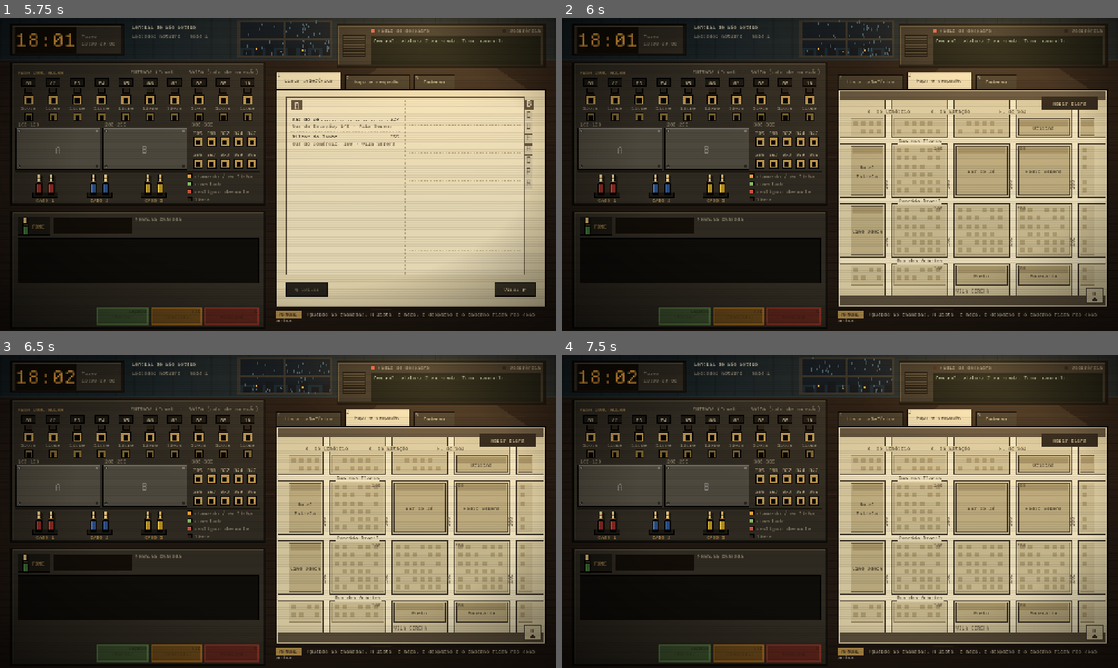
Above: before the commit, frames 1-4 (two rows, left to right).
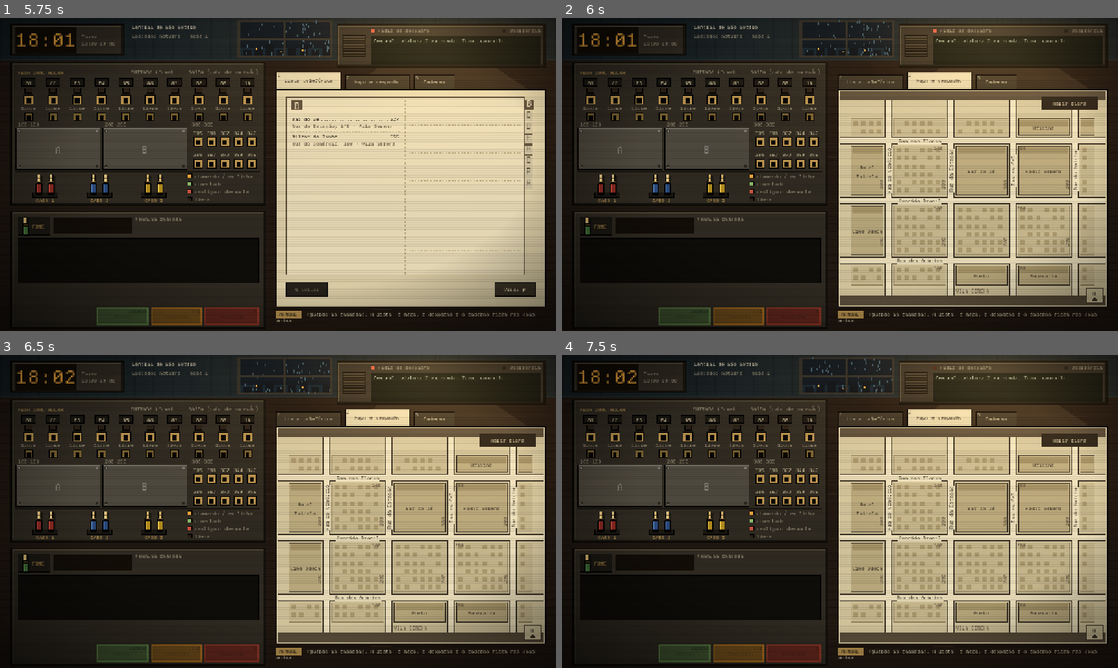
Above: after the commit, the same moments.

Repository: MendelDdS/Project-Switchboard
Game: Godot game, scene res://scenes/main.tscn
The game is run twice, just before and just after one commit, with the same random seed, the same clock (stepped at 60 frames per second) and the same inputs.
Inputs (mouse positions are in pixels of both pictures, inside the frame that each line leads up to):
- Up to frame 1 (5.75 s): click "Lista telefônica" at 0.5 s; click "Mapa e despacho" at 1.25 s; click "Virar ▶" at 2 s; click "Caderno" at 2.75 s; click "Começar turno" at 3.5 s; drag from (139, 133) to (333, 105) at 4.27 s; drag from (411, 199) to (250, 237) at 5.02 s
- Up to frame 2 (6 s): move the mouse to (895, 105) at 5.77 s; hold X (hang_up) from 5.78 s (still down); tap 2 (tab_dispatch) at 5.85 s; click (895, 105) at 5.92 s
- Up to frame 3 (6.5 s): keep holding X (hang_up)
- Up to frame 4 (7.5 s): release X (hang_up) at 6.5 s; click "Abrir ficha" at 6.5 s; click "×" at 7.25 s

Frame 1 is identical in both runs. In frame 2, 0.6% of the frame differs, in the area x 55-93%, y 29-74%; in frame 3, 0.6%; in frame 4, 0.6%.

Commit message:
fix(#0000): fix vertical streets names and calling connection behavior

Diff:
--- a/scripts/main.gd
+++ b/scripts/main.gd
@@ -350,8 +350,8 @@
 ## Um plug saiu da tomada j.
 func _vacated(j: int, e: int) -> void:
 	if e == 0:
-		# FONE saiu: se o destino já atendeu, a ligação segue pelo cabo de conexão; se já foi resolvida, a pessoa
-		# termina de falar e desliga; senão fica em espera.
+		# FONE saiu: se o destino já atendeu, a ligação segue pelo cabo de conexão (o agradecimento ficou pela
+		# metade); se já foi resolvida, a pessoa termina de falar e desliga; senão fica em espera.
 		var c := _call_on_line(j)
 		if c != null and c.active and not c.closing:
 			if not _try_complete(c):
@@ -472,11 +472,10 @@
 	if not right and c != tut:
 		supervisor.fault("wrong_number", supervisor.who(c))
 		c.wrong += 1
-	if _try_complete(c):
-		return
-	if right:
+	if right and c.on_line:   # o operador ouve o agradecimento; a conversa entre os dois ele já não ouve
 		c.sys(T.text(T.Key.SYS_ANSWERED) % who)
 		await conversation.say(c, (c.data as TransferCall).thanks, 0.4)
+	if _try_complete(c) or right:
 		return
 	# número errado: quem atendeu reclama de ter sido acordado, e o solicitante também
 	c.sys(T.text(T.Key.SYS_WRONG_PERSON) % who)
@@ -491,20 +490,23 @@
 		hint(T.text(T.Key.HINT_WRONG_DEST))
 
 
-## Destino atendeu e o FONE saiu da entrada: os dois lados seguem conectados pelo cabo de conexão.
+## Destino atendeu: os dois lados seguem conectados pelo cabo de conexão, com ou sem o FONE na entrada.
+## Número errado com o FONE na entrada não completa: o operador ouve o engano (`_ring_dest`).
 func _try_complete(c: PhoneCall) -> bool:
-	if c.ended or c.kind != PhoneCall.Kind.TRANSFER or not c.active or board.fone_line() == c.line:
+	if c.ended or c.kind != PhoneCall.Kind.TRANSFER or not c.active:
 		return false
 	var d := board.dest_of_output(c.line)
 	if d == -1 or exchange.dest(d) != Exchange.Dest.CONN:
 		return false
 	if str(d) != c.target:
+		if board.fone_line() == c.line:
+			return false
 		_wrong_unattended(c, d)
 		return true
 	exchange.set_line(c.line, Exchange.Line.CONN, minutes + randf_range(TALK_LEN.x, TALK_LEN.y))
 	c.connected = true
 	c.dest_num = d
-	c.sys(T.text(T.Key.SYS_FONE_OFF_CONNECTED) % [c.line, d])
+	c.sys(T.text(T.Key.SYS_LINES_CONNECTED) % [c.line, d])
 	phone.flash("%02d - %d" % [c.line, d], 2600)
 	end_call(c, PhoneCall.End.CONNECTED)
 	return true
@@ -745,7 +747,7 @@
 	elif exchange.dest(d) == Exchange.Dest.RING:
 		hint(T.text(T.Key.HINT_TUT_DEST_RINGING))
 	else:
-		hint(T.text(T.Key.HINT_TUT_UNPLUG))
+		hint(T.text(T.Key.HINT_TUT_CONNECTED))
 
 
 ## Chamado pela conversa quando o solicitante termina o pedido de transferência.
--- a/scripts/t.gd
+++ b/scripts/t.gd
@@ -109,7 +109,7 @@
 	SYS_NOBODY_ANSWERS,
 	SYS_ANSWERED,
 	SYS_WRONG_PERSON,
-	SYS_FONE_OFF_CONNECTED,
+	SYS_LINES_CONNECTED,
 	SYS_WRONG_BOTH_HUNG,
 	SYS_YOU_ENDED,
 	SYS_NOBODY_ANSWERED,
@@ -129,7 +129,7 @@
 	HINT_TUT_OTHER_END,
 	HINT_TUT_TRANSFER,
 	HINT_TUT_DEST_RINGING,
-	HINT_TUT_UNPLUG,
+	HINT_TUT_CONNECTED,
 	HINT_NO_CORDS,
 	HINT_CHECK_LIST,
 	HINT_REGISTER,
--- a/scripts/ui/city_map.gd
+++ b/scripts/ui/city_map.gd
@@ -369,8 +369,8 @@
 			var o: Vector2 = SHEETS[sheet]
 			if st.horizontal:
 				_label(o + Vector2(180, st.pos + 5), st.name, 11, LINE, ROAD)
-			else:   # no topo da folha, abreviadas como num mapa de papel ("R. do Sol")
-				_label(o + Vector2(st.pos, 28.0), st.name.replace("Rua ", "R. ").replace("Avenida ", "Av. "), 11, LINE, PAPER)
+			else:
+				_vertical_name(o, st)
 	for pl in _places:
 		_place_name(pl[0], pl[1], pl[2])
 	if _k < NUMBERS_K:
@@ -383,7 +383,21 @@
 			if st.horizontal:
 				_label(p0 + Vector2(16, 22), str(b * 100), 11, Pal.INK_SOFT)
 			else:
-				_label(p0 + Vector2(-2, 26), str(b * 100), 11, Pal.INK_SOFT, Color.TRANSPARENT, true)
+				_label(p0 + Vector2(-13, 26), str(b * 100), 11, Pal.INK_SOFT, Color.TRANSPARENT, true)   # na beira da quadra
+
+
+## Rua vertical: o nome em pé ao longo dela (como nos aplicativos de mapa), no meio de um trecho entre dois
+## cruzamentos, primeiro os compridos; abreviado ("R. do Sol") se o inteiro não couber no trecho; com o mapa afastado,
+## o abreviado pode passar por um cruzamento. Sem lugar (encostaria noutro nome), fica para a etiqueta do mouse.
+func _vertical_name(o: Vector2, st: Street) -> void:
+	var short := st.name.replace("Rua ", "R. ").replace("Avenida ", "Av. ")
+	for opt in [[st.name, true], [short, true], [short, false]]:
+		for i in [1, 2, 0, 3]:
+			var y0: float = YS[i]
+			var y1: float = YS[i + 1]
+			var fits: bool = _width(opt[0], 11) + 12.0 <= (y1 - y0) * _k
+			if (fits or not opt[1]) and _label(o + Vector2(st.pos + 5, (y0 + y1) / 2.0), opt[0], 11, LINE, ROAD, true):
+				return
 
 
 ## Nome do lugar no quarteirão `r` (coordenadas do mapa): numa linha, em duas ("Hotel / Estrela") ou em pé no
--- a/tests/test_flow.gd
+++ b/tests/test_flow.gd
@@ -294,9 +294,10 @@
 	_move(2, tgt)
 	m.transfer()
 	ok(await wait_until(func(): return ex.dest(tgt) == Exchange.Dest.CONN), "destino atendeu")
-	ok(not a.ended, "com o FONE na entrada o operador segue na linha")
+	ok(await wait_until(func(): return a.connected), "conecta assim que o destino atende, mesmo com o FONE na entrada")
+	ok(a.ended and ex.line(ln) == Exchange.Line.CONN and ex.dest(tgt) == Exchange.Dest.CONN, "conectada com o FONE na entrada")
 	_move(0, -1)
-	ok(a.ended and a.connected and ex.line(ln) == Exchange.Line.CONN and ex.dest(tgt) == Exchange.Dest.CONN, "tirar o FONE não derruba")
+	ok(ex.line(ln) == Exchange.Line.CONN and ex.dest(tgt) == Exchange.Dest.CONN, "tirar o FONE não derruba")
 	m.minutes = ex.line_until(ln) + 1.0
 	await frames(1)
 	ok(ex.line(ln) == Exchange.Line.DONE and ex.dest(tgt) == Exchange.Dest.DONE, "conversa terminou")
--- a/translations/ui.csv
+++ b/translations/ui.csv
@@ -106,7 +106,7 @@
 SYS_NOBODY_ANSWERS,(Ninguém atende no %d.),(Nobody answers at %d.),(Nadie contesta en el %d.)
 SYS_ANSWERED,(%s atendeu.),(%s answered.),(%s contestó.)
 SYS_WRONG_PERSON,(Atendeu: %s. Não é quem o solicitante pediu.),(Answered: %s. Not who the caller asked for.),(Contestó: %s. No es a quien pidió la persona.)
-SYS_FONE_OFF_CONNECTED,(Você tirou o fone. %02d e %d seguem conectados.),(You unplugged the headset. %02d and %d stay connected.),(Quitó el auricular. %02d y %d siguen conectados.)
+SYS_LINES_CONNECTED,(%02d e %d conectados.),(%02d and %d connected.),(%02d y %d conectados.)
 SYS_WRONG_BOTH_HUNG,"(Atendeu: %s. Foi engano, e os dois desligaram.)","(Answered: %s. Wrong number, and both hung up.)","(Contestó: %s. Era equivocado, y los dos colgaron.)"
 SYS_YOU_ENDED,(Você encerrou a ligação.),(You ended the call.),(Usted terminó la llamada.)
 SYS_NOBODY_ANSWERED,(Ninguém atendeu. A pessoa desistiu.),(Nobody answered. The caller gave up.),(Nadie contestó. La persona desistió.)
@@ -126,7 +126,7 @@
 HINT_TUT_OTHER_END,"Leve a outra ponta desse cabo até o número de [b]%s[/b], na fileira de destinos.","Take the other end of that cord to the number for [b]%s[/b], in the destination row.","Lleve la otra punta de ese cable al número de [b]%s[/b], en la fila de destinos."
 HINT_TUT_TRANSFER,Clique em [b]Transferir[/b] para chamar o destino.,Click [b]Transfer[/b] to ring the destination.,Haga clic en [b]Transferir[/b] para llamar al destino.
 HINT_TUT_DEST_RINGING,O destino está tocando. Aguarde atender.,The destination is ringing. Wait for an answer.,El destino está sonando. Espere a que contesten.
-HINT_TUT_UNPLUG,O destino atendeu. Tire o [b]FONE[/b] da entrada (devolva ao telefone): a ligação continua pelo cabo de conexão.,The destination answered. Pull the [b]HEADSET[/b] out of the input (return it to the phone): the call continues through the patch cord.,El destino contestó. Quite el [b]AURICULAR[/b] de la entrada (devuélvalo al teléfono): la llamada sigue por el cable de conexión.
+HINT_TUT_CONNECTED,O destino atendeu e a ligação já segue pelo cabo de conexão. Tire o [b]FONE[/b] da entrada quando quiser (devolva ao telefone).,The destination answered and the call already goes through the patch cord. Pull the [b]HEADSET[/b] out of the input whenever you like (return it to the phone).,El destino contestó y la llamada ya sigue por el cable de conexión. Quite el [b]AURICULAR[/b] de la entrada cuando quiera (devuélvalo al teléfono).
 HINT_NO_CORDS,Não há cabos de conexão livres. Desmonte uma conexão encerrada (lâmpadas vermelhas).,No free patch cords. Take down a finished connection (red lamps).,No hay cables de conexión libres. Desarme una conexión terminada (lámparas rojas).
 HINT_CHECK_LIST,Consulte a lista. Confira o nome e o endereço.,Check the directory. Confirm the name and address.,Consulte la guía. Revise el nombre y la dirección.
 HINT_REGISTER,Registre a ocorrência no caderno.,Log the call in the logbook.,Registre la llamada en el cuaderno.
Binary file changed: translations/ui.en.translation
Binary file changed: translations/ui.es.translation
Binary file changed: translations/ui.pt_BR.translation
Not shown, changed: CLAUDE.md
